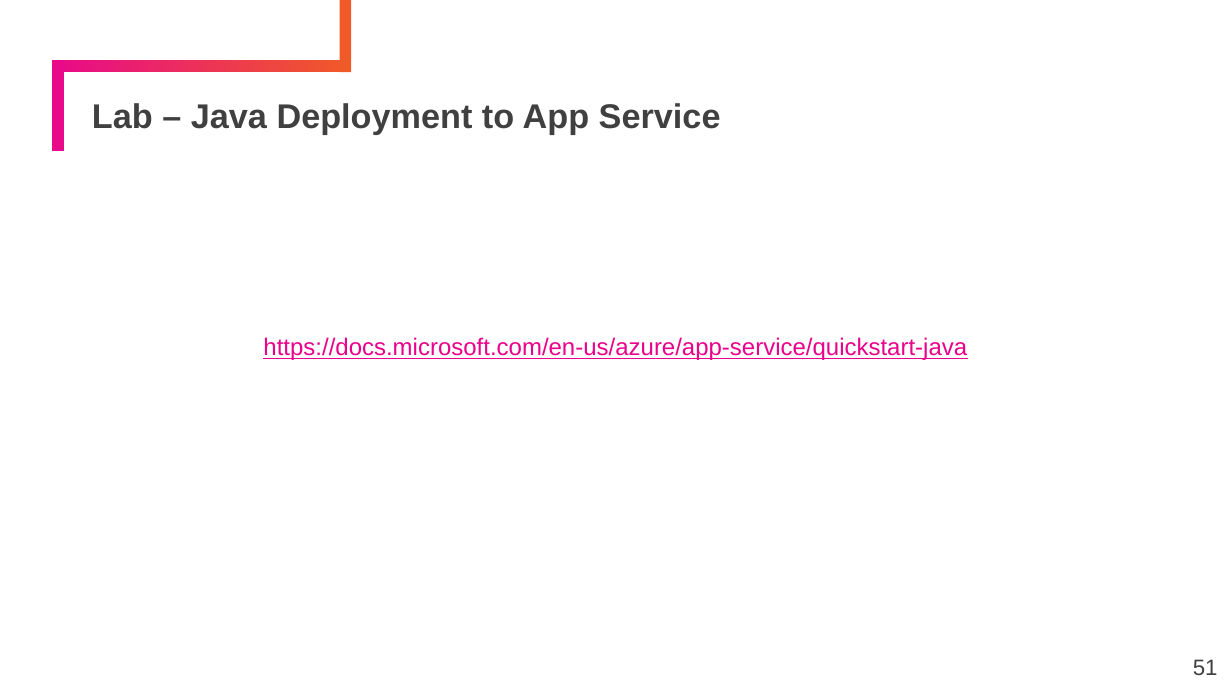
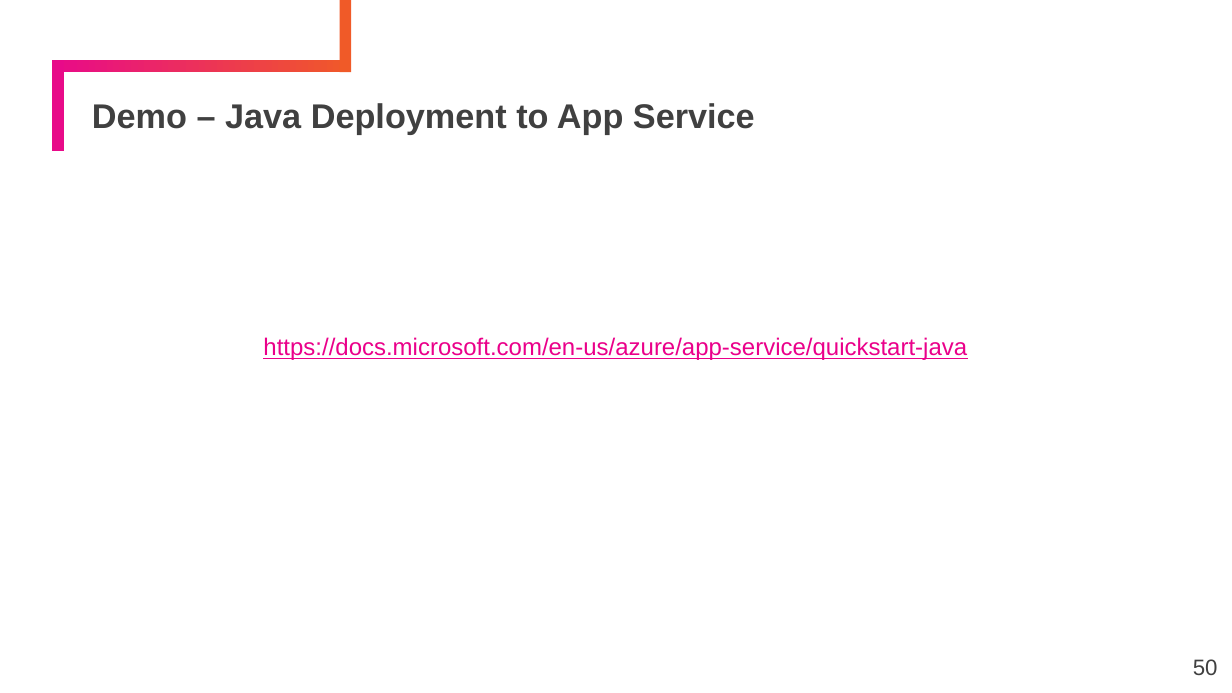
Before and after one commit to KernelGamut32/azure-developer-vmp, a slide deck: slide 50 of slides/Azure App Service.pptx (slide 51 before the commit). Drawn at 1232x693 pixels with LibreOffice and Linux fonts; fonts in the diff are those of the drawing. Boxes give left, top, right and bottom in pixels: in the first picture for what was removed or moved away, otherwise in the second. Text is boxed around its words. In the diff, an @@ line names an element or a change of style, - is before the commit and + after.

```diff
--- a/slides/Azure App Service.pptx
+++ b/slides/Azure App Service.pptx
@@ title at bbox=[92, 103, 755, 134]: text changed @@
-Lab – Java Deployment to App Service
+Demo – Java Deployment to App Service
@@ page number at bbox=[1193, 659, 1218, 675]: text changed @@
-51
+50
```
Also in this commit, not shown: 1 other slide changed, 1 slide removed.
